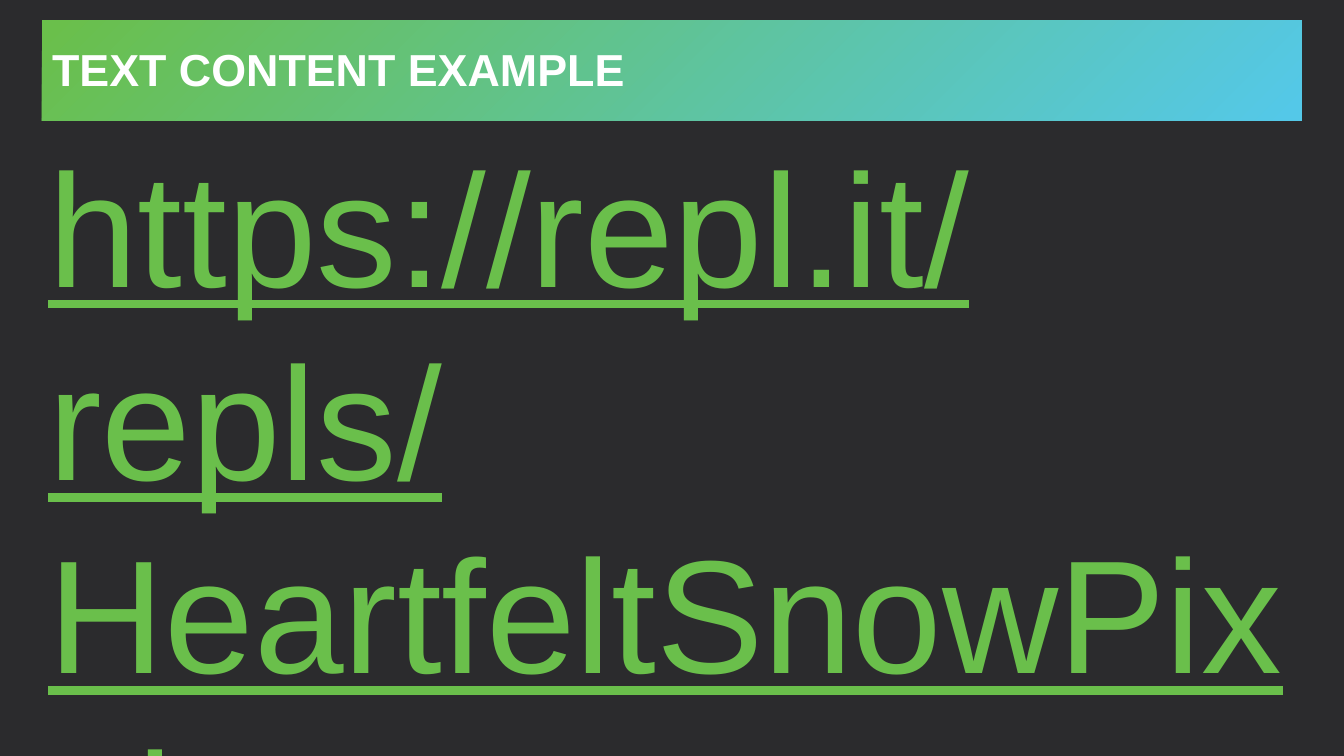
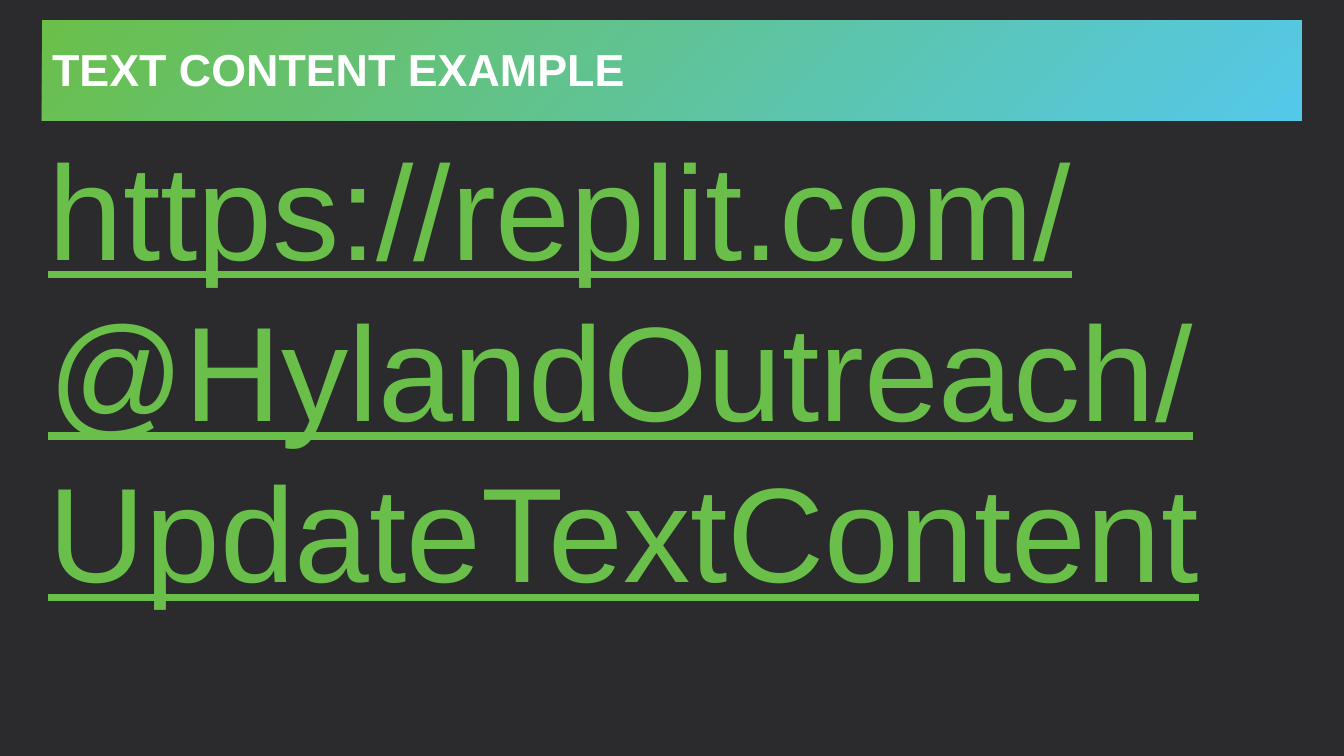
Before and after one commit to hytechclub/web-102, a slide deck: slide 4 of Week07/DomManipulationContinued.pptx. Drawn at 1344x756 pixels with LibreOffice and Linux fonts; fonts in the diff are those of the drawing. Boxes give left, top, right and bottom in pixels: in the first picture for what was removed or moved away, otherwise in the second. Text is boxed around its words. In the diff, an @@ line names an element or a change of style, - is before the commit and + after.

```diff
--- a/Week07/DomManipulationContinued.pptx
+++ b/Week07/DomManipulationContinued.pptx
@@ text at (x1=48, y1=162, x2=1198, y2=606): text changed; size 115 to 96 pt @@
-https://repl.it/repls/HeartfeltSnowPixel
+https://replit.com/@HylandOutreach/UpdateTextContent
```
Also in this commit, not shown: 5 other slides changed, 1 slide added.
